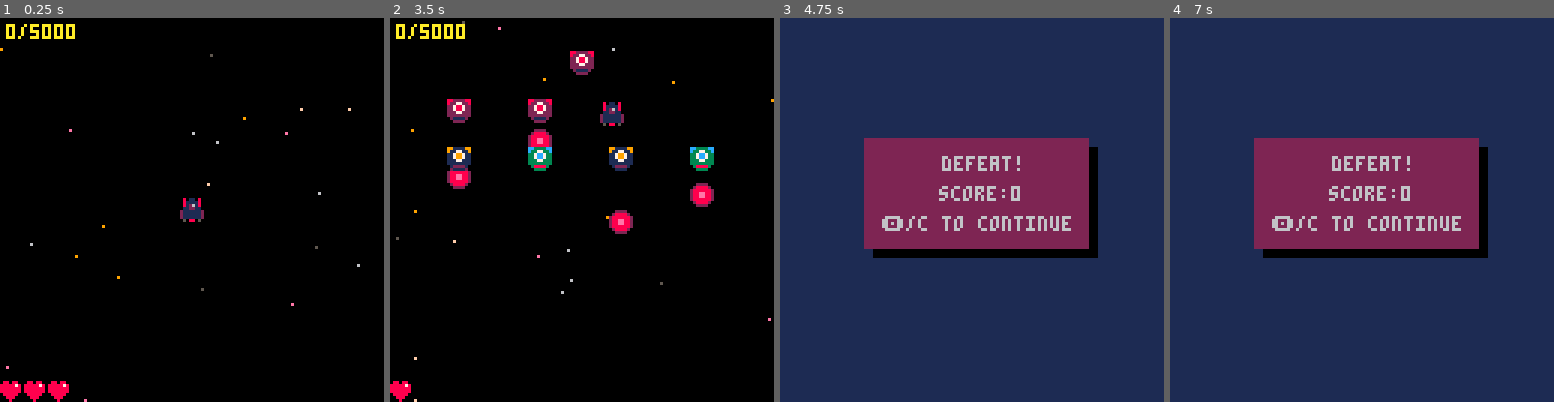
Above: before the commit, frames 1-4 (left to right).
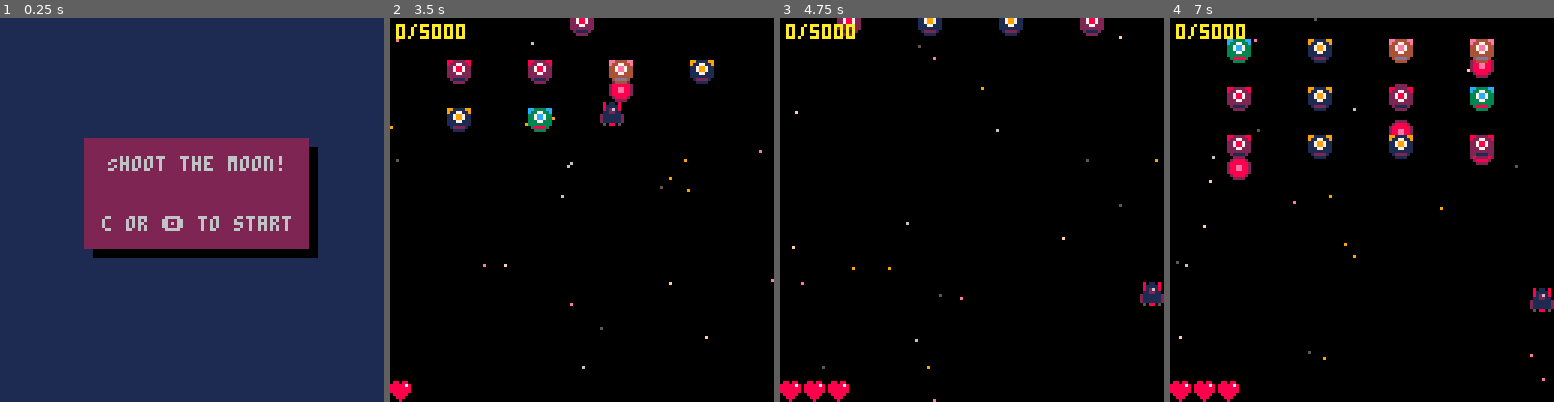
Above: after the commit, the same moments.

Repository: dotmobo/shoot-the-moon
Game: PICO-8 cartridge shooter.p8
Two runs of this game, one before a commit and one after it. Both use one fixed random seed, a clock stepped at 60 frames per second and the inputs below.
Inputs:
- Up to frame 1 (0.25 s): no input
- Up to frame 2 (3.5 s): tap X (X key) at 0.33, 1.07, 1.85, 2.97 s; tap O (Z key) at 0.7, 1.7, 2.1, 2.5, 2.9, 3.3 s; hold Right 1.6-2.1 s; hold Up 2.15-2.42 s; hold Right 2.47-3.03 s; hold Left from 3.08 s (still down)
- Up to frame 3 (4.75 s): release Left at 3.58 s; hold Down 3.63-3.97 s; tap O (Z key) at 3.7, 4.1, 4.5 s; hold Right 4.02-4.68 s; tap X (X key) at 4.08 s; hold Up from 4.73 s (still down)
- Up to frame 4 (7 s): tap O (Z key) every 0.4 s from 4.9 to 6.9 s; release Up at 5.03 s; hold Left 5.08-5.68 s; tap X (X key) at 5.2, 6.32 s; hold Down 5.73-6.03 s; hold Right 6.08-6.58 s; hold Right from 6.63 s (still down)

The runs differ from the first frame. In frame 1, 98% of the frame differs, in the area x 0-100%, y 0-100%; in frame 2, 6.1%; in frame 3, 97%; in frame 4, 97%.

Commit message:
add start screen

Diff:
--- a/shooter.p8
+++ b/shooter.p8
@@ -4,7 +4,8 @@
 --shoot the moon
 --mobo
 c_goal=5000
-c_ship={x=60,y=60,speed=2,life=3}
+c_ship_life=3
+c_ship_speed=2
 c_max_enemies=12
 c_max_boss=1
 c_bullet_speed=4
@@ -15,24 +16,37 @@
 c_boss_speed=1
 
 function _init()
-	state=0
-	init_game()
+	state=2
 end
 
 function _update60()
 	if (state==0) update_game()
 	if (state==1) update_gameover()
+	if (state==2) update_gamestart()
 end
 
 function _draw()
 	if (state==0) draw_game()
 	if (state==1) draw_gameover()
-end
-
+	if (state==2) draw_gamestart()
+end
+-->8
+-- game start
+function update_gamestart()
+	if (btn(🅾️)) init_game()
+end
+
+function draw_gamestart()
+	cls(1)
+	rectfill(31,43,105,79,0)
+	rectfill(28,40,102,76,2)
+	print("Shoot the moon!",36,46,6)
+	print("c or 🅾️ to start",34,66,6)
+end
 -->8
 -- game
 function init_game()
-	p=c_ship
+	p={x=60,y=60,speed=c_ship_speed,life=c_ship_life}
 	bullets={}
 	enemies_bullets={}
 	enemies={}
@@ -42,6 +56,7 @@
 	create_stars()
 	score=0
 	music_start=false
+	state=0
 end
 
 function update_game()
@@ -309,7 +324,7 @@
 -->8
 -- game over
 function update_gameover()
-	if (btn(🅾️)) _init()
+	if (btn(🅾️)) init_game()
 	if music_start then
 		music_start=false
 		music(-1)
@@ -326,7 +341,7 @@
 		print("victory!",52,46,6)
  	end
 	print("score:"..score,53,56,6)
-	print("🅾️/c to continue",34,66,6)
+	print("c/🅾️ to continue",34,66,6)
 end
 -->8
 --boss
